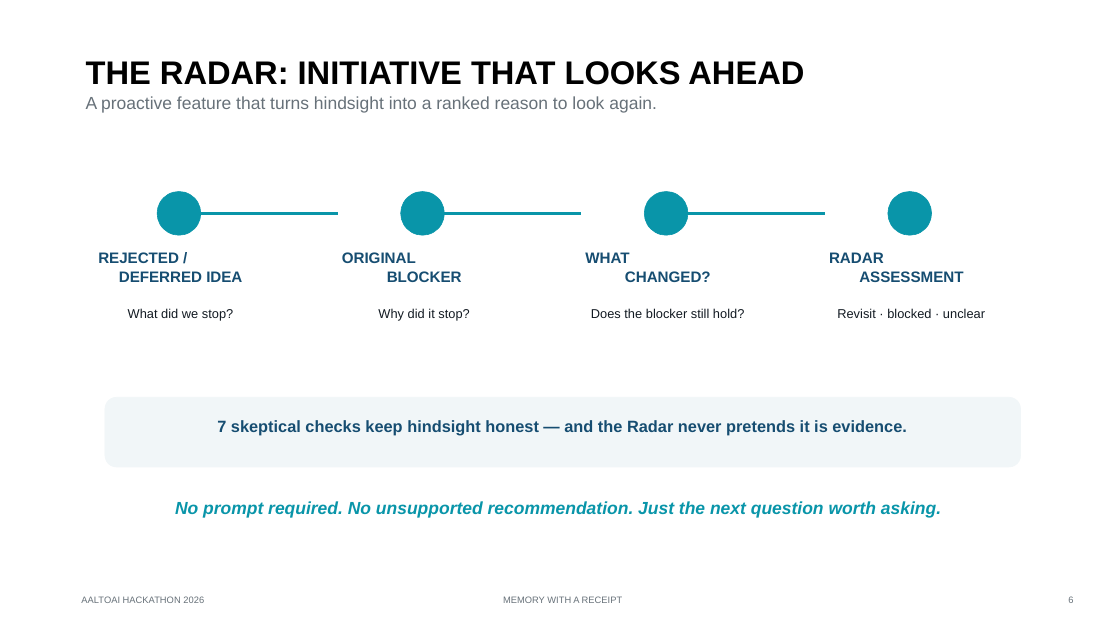
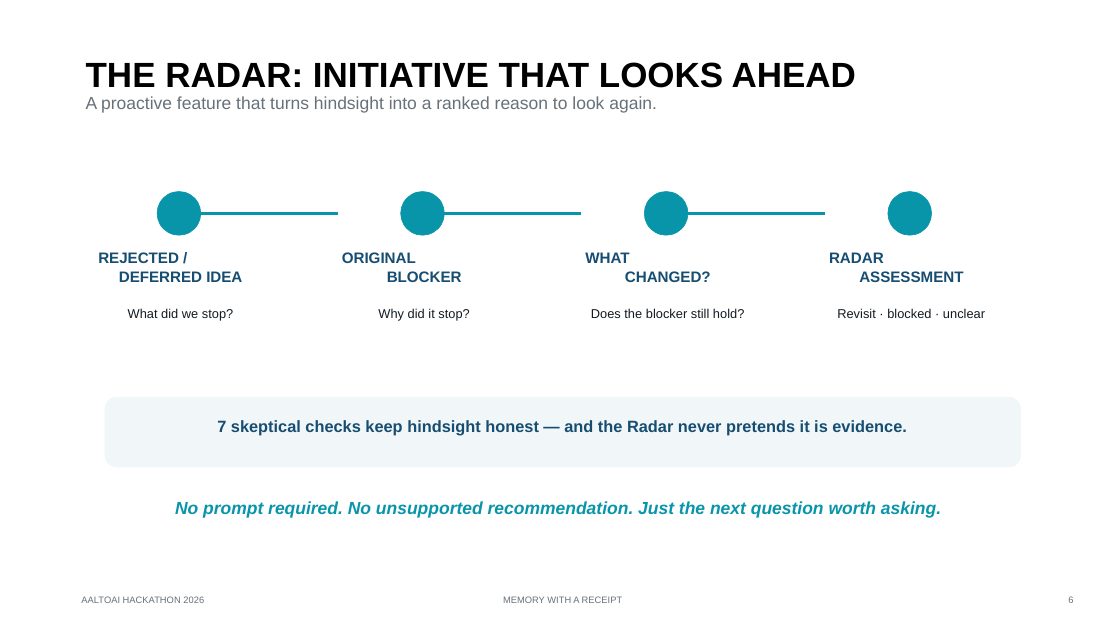
Before and after one commit to vietdoan0233/RelexChallenge, a slide deck: slide 6 of PITCH DECK - MEMORY WITH A RECEIPT - FINAL.pptx. Drawn at 1120x630 pixels with LibreOffice and Linux fonts; fonts in the diff are those of the drawing. Boxes give left, top, right and bottom in pixels: in the first picture for what was removed or moved away, otherwise in the second. Text is boxed around its words. In the diff, an @@ line names an element or a change of style, - is before the commit and + after.

```diff
--- a/PITCH DECK - MEMORY WITH A RECEIPT - FINAL.pptx
+++ b/PITCH DECK - MEMORY WITH A RECEIPT - FINAL.pptx
@@ text "THE RADAR: INITIATIVE THAT LOOKS ..." at (x1=86, y1=62, x2=856, y2=88): size 28 to 30 pt @@
```
Also in this commit, not shown: 5 other slides changed, 1 other file.
